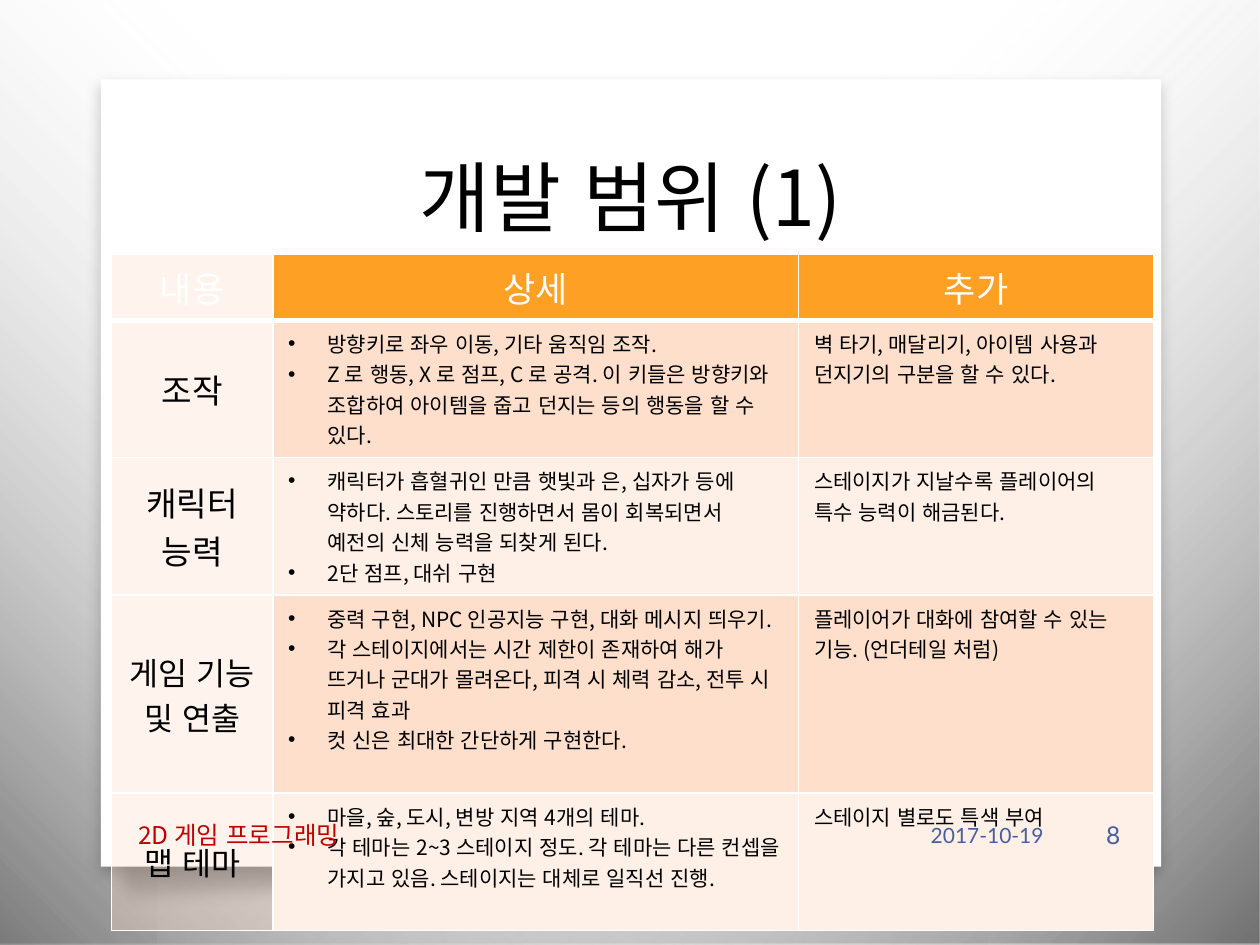
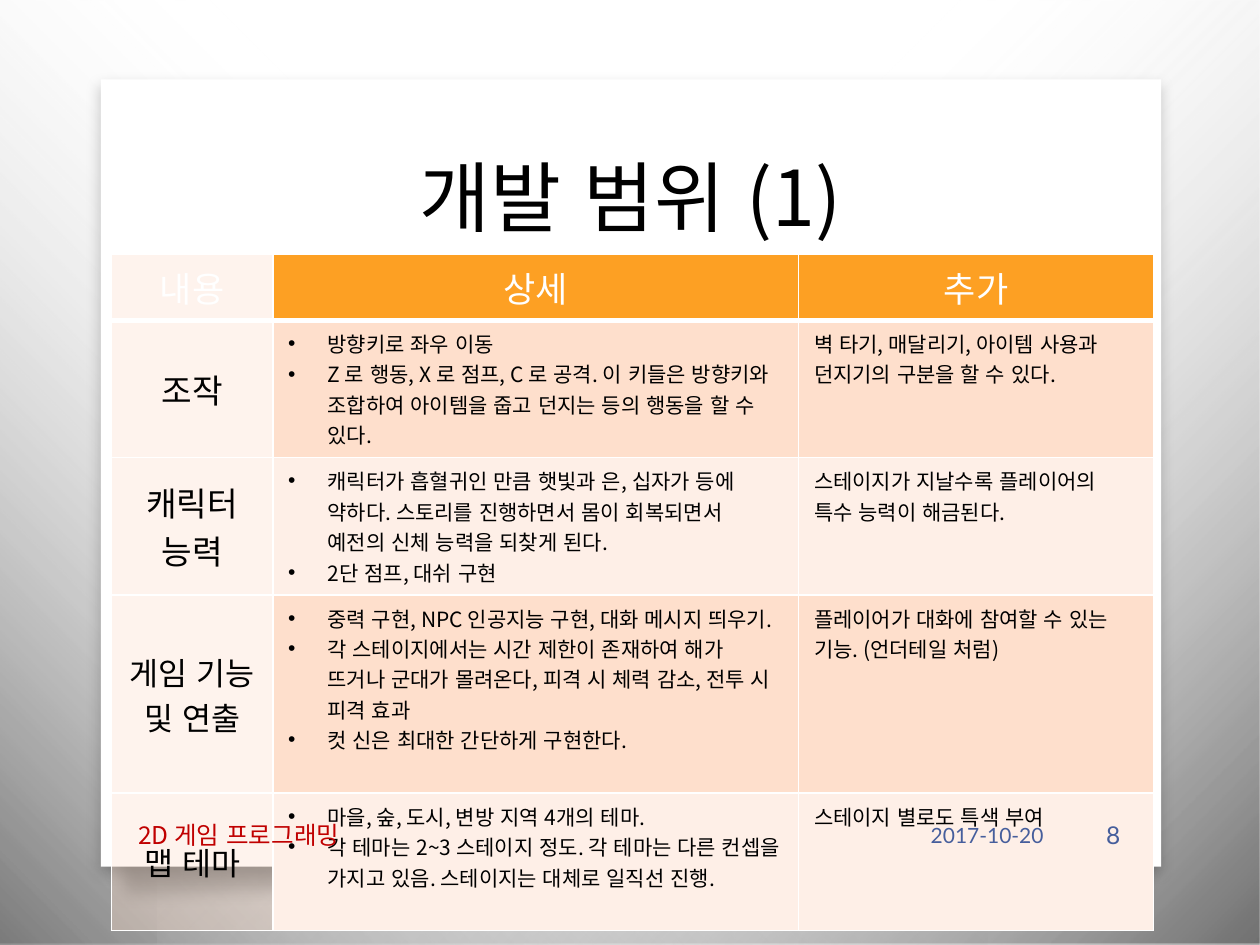
Before and after one commit to iconstudio/2017-Platformer, a slide deck: slide 8 of slides/2016180042_진윤성_2DGP_1차발표.pptx. Drawn at 1260x945 pixels with LibreOffice and Linux fonts; fonts in the diff are those of the drawing; background and template pictures are left out. Boxes give left, top, right and bottom in pixels: in the first picture for what was removed or moved away, otherwise in the second. Text is boxed around its words. In the diff, an @@ line names an element or a change of style, - is before the commit and + after.

```diff
--- a/slides/2016180042_진윤성_2DGP_1차발표.pptx
+++ b/slides/2016180042_진윤성_2DGP_1차발표.pptx
@@ table at (111, 255, 1153, 892) @@
-row 2, column 2: 방향키로 좌우 이동, 기타 움직임 조작. / Z 로 행동, X 로 점프, C 로 공격. 이 키들은 방향키와 조합하여 아이템을 줍고 던지는 등의 행동을 할 수 있다.
+row 2, column 2: 방향키로 좌우 이동 / Z 로 행동, X 로 점프, C 로 공격. 이 키들은 방향키와 조합하여 아이템을 줍고 던지는 등의 행동을 할 수 있다.
@@ text at (931, 825, 1044, 843): text changed @@
-2017-10-19
+2017-10-20
```
Also in this commit, not shown: 11 other slides changed, 2 other files.
